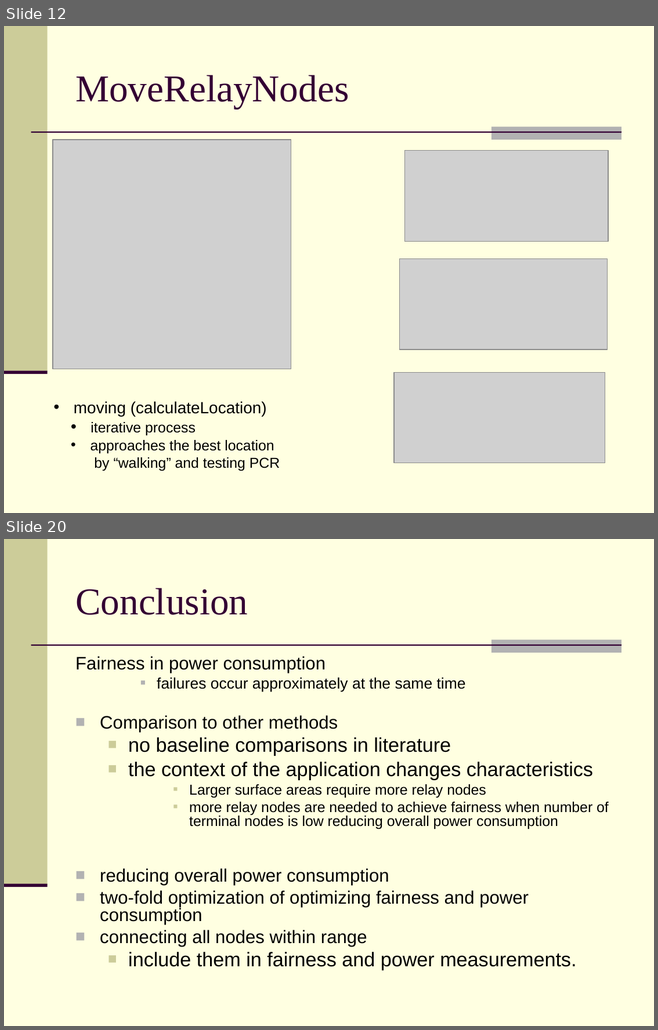
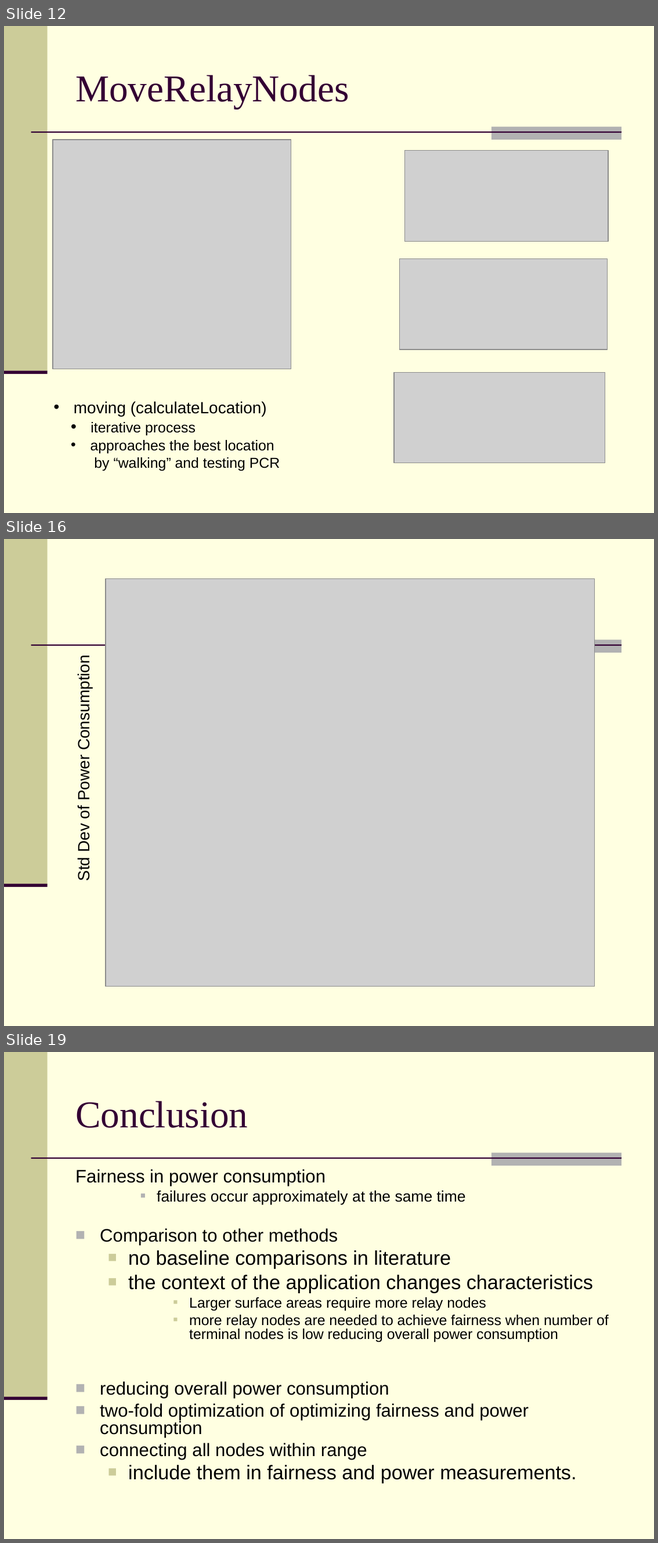
Before and after one commit to feltenberger/cmsc-641-fsmt, a slide deck: Paper/Presentation/Fair, Energy-aware Connectivity in Wireless Sensor Networks.ppt. Shown one above the other, each under a label of ours: slides 12 and 20 before the commit, slides 12, 16 and 19 after it; the slides between them are not shown. The pictures are 658x1030 and 658x1543 pixels, drawn with LibreOffice and Linux fonts; fonts in the diff are those of the drawing; grey boxes stand for pictures. Boxes give left, top, right and bottom in pixels: in the first picture for what was removed or moved away, otherwise in the second. Text is boxed around its words. In the diff, an @@ line names an element or a change of style, - is before the commit and + after.

```diff
--- a/Paper/Presentation/Fair, Energy-aware Connectivity in Wireless Sensor Networks.ppt
+++ b/Paper/Presentation/Fair, Energy-aware Connectivity in Wireless Sensor Networks.ppt
@@ slide 16 added at box(4, 539, 654, 1026), background #FFFFE1; not listed: 4 template elements that a slide beside it also shows @@
@@ picture added at box(106, 578, 594, 987) @@
@@ text added at box(75, 664, 93, 881), 18 pt, text #000000 @@
+Std Dev of Power Consumption
@@ what was slide 20 is now slide 19 @@
```
Also in this commit, not shown: 2 slides changed, 3 other slides added, 5 slides removed.
